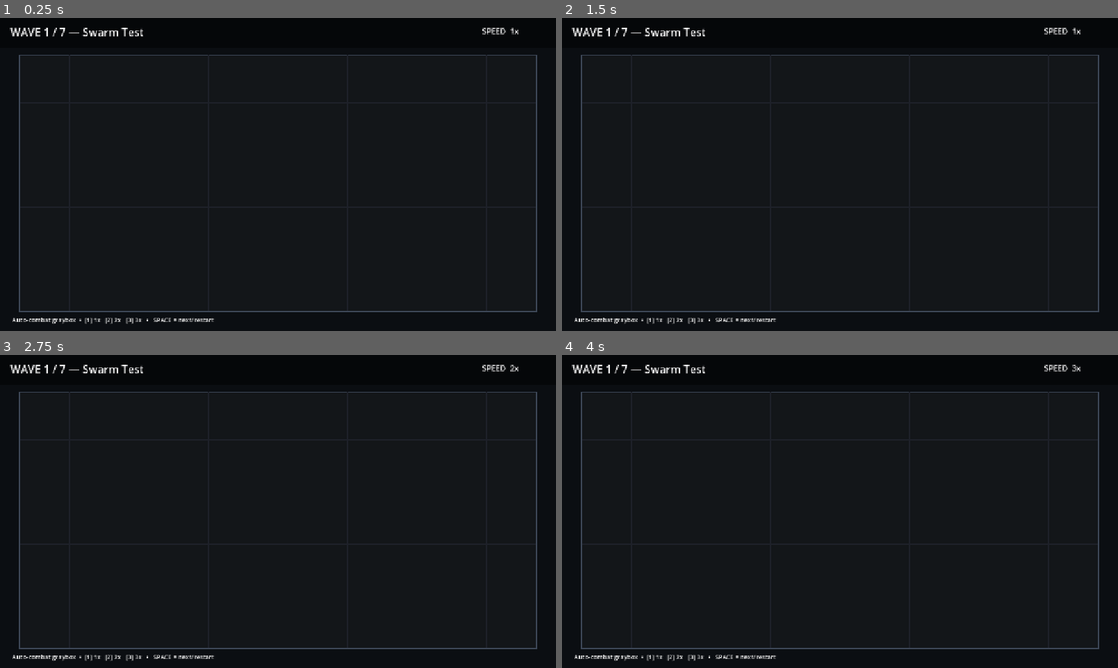
Above: before the commit, frames 1-4 (two rows, left to right).
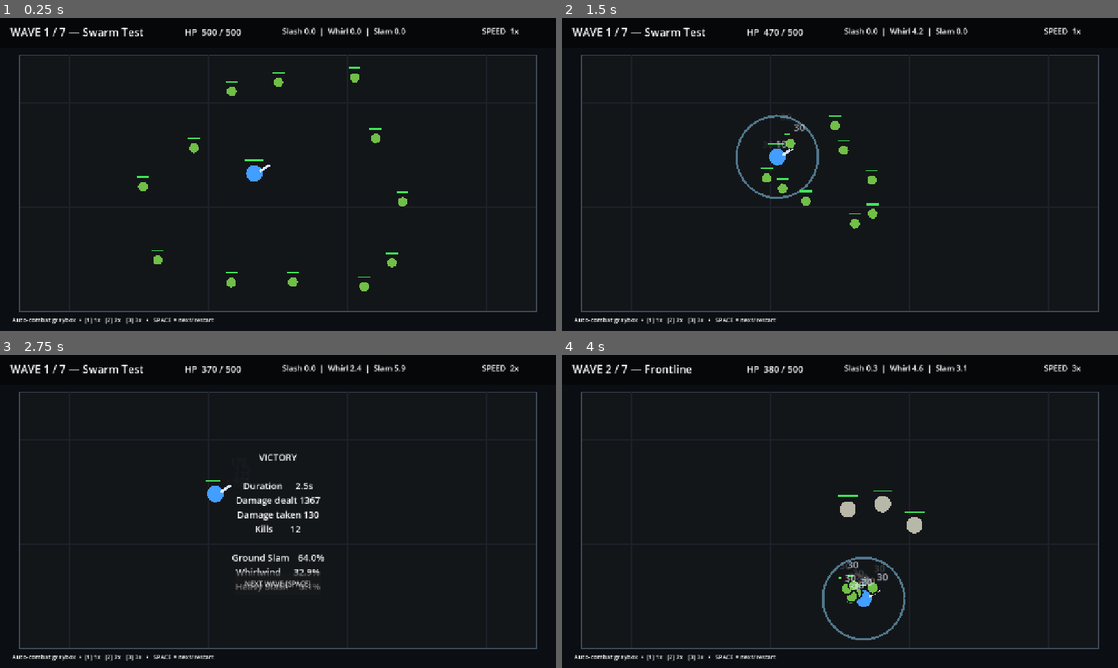
Above: after the commit, the same moments.

Repository: DCardimen/Dopamine
Game: Godot game, scene res://scenes/Main.tscn
The game is run twice, just before and just after one commit, with the same random seed, the same clock (stepped at 60 frames per second) and the same inputs.
Inputs (mouse positions are in pixels of both pictures, inside the frame that each line leads up to):
- Up to frame 1 (0.25 s): no input
- Up to frame 2 (1.5 s): tap Space (next_wave) at 0.6 s; tap 1 (speed_1) at 1.35 s
- Up to frame 3 (2.75 s): tap 2 (speed_2) at 2.1 s
- Up to frame 4 (4 s): click (840, 583) at 2.75 s, where only the run after the commit has a clickable "NEXT WAVE [SPACE]"; tap 3 (speed_3) at 3.6 s

The runs differ from the first frame. In frame 1, 1.2% of the frame differs, in the area x 24-74%, y 3-88%; in frame 2, 1.4%; in frame 3, 2.0%, in the area x 33-73%, y 3-76%; in frame 4, 1.9%.
Error before the commit: Parse Error: Could not resolve class "CombatActor". (res://scripts/player.gd:1)

Commit message:
Fix statically typed scene calls in combat actor

Diff:
--- a/scripts/combat_actor.gd
+++ b/scripts/combat_actor.gd
@@ -34,8 +34,9 @@
 	hp -= amount
 	hit_flash = 0.07 if not crit else 0.11
 	queue_redraw()
-	if get_tree().current_scene.has_method("spawn_damage_number"):
-		get_tree().current_scene.spawn_damage_number(global_position, amount, crit)
+	var scene := get_tree().current_scene
+	if scene != null and scene.has_method("spawn_damage_number"):
+		scene.call("spawn_damage_number", global_position, amount, crit)
 	if hp <= 0.0:
 		last_overkill_ratio = amount / maxf(1.0, remaining_before)
 		die(source)
@@ -57,12 +58,14 @@
 	dead = true
 	velocity = Vector2.ZERO
 	died.emit(self)
-	if get_tree().current_scene.has_method("register_kill"):
-		get_tree().current_scene.register_kill(self, source)
+	var scene := get_tree().current_scene
+	if scene != null and scene.has_method("register_kill"):
+		scene.call("register_kill", self, source)
 	var tween := create_tween()
 	var launch := clampf((last_overkill_ratio - 1.0) * 14.0, 0.0, 48.0)
 	if launch > 0.0 and source is Node2D:
-		var away := (global_position - source.global_position).normalized()
+		var source_2d := source as Node2D
+		var away := (global_position - source_2d.global_position).normalized()
 		tween.parallel().tween_property(self, "position", position + away * launch, 0.16)
 	tween.parallel().tween_property(self, "scale", Vector2.ONE * (1.0 + minf(last_overkill_ratio * 0.08, 0.35)), 0.08)
 	tween.tween_property(self, "modulate:a", 0.0, 0.18)
